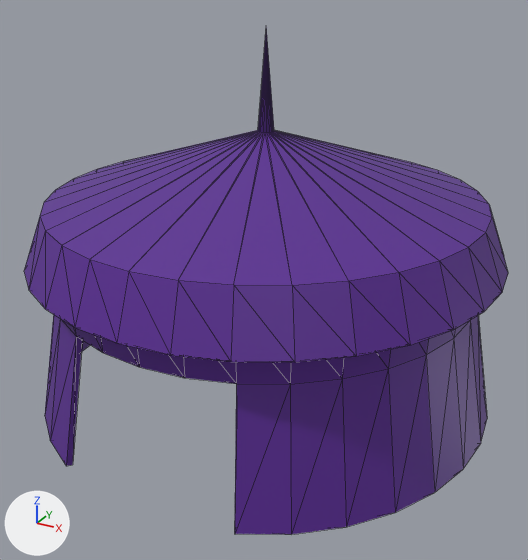
One commit to the glTF model assets/models/tent.glb: the scene before it, then after it.
The view is the same before and after, from a 50 mm lens placed at (9.35, -17.11, 12.03), pointed at (0.27, -0.6, 3.77). The axes (+X, +Y, +Z) are drawn at lower left. The lights are the same throughout. The older version comes first. Mesh edges are drawn as thin lines. Objects named as collision shapes, trigger or cutter boxes, shadow casters or lower levels of detail are left out. Vertices at exactly the same position are counted once.
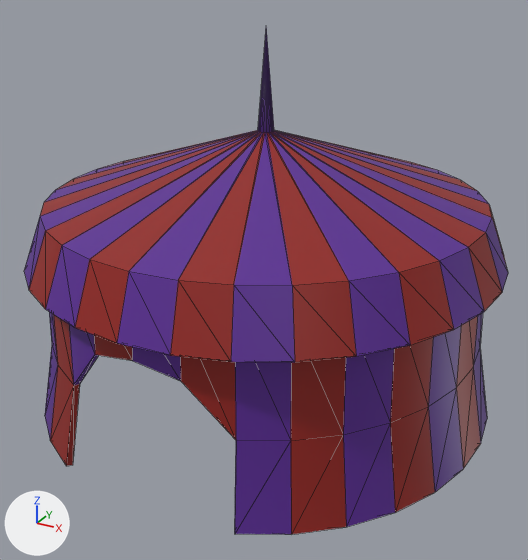
What differs and where, as boxes [x1, y1, x2, y2] in the pictures (528 x 560 px; the box of a moved part takes in the faces that stretch with it):
part 1 of me_circle, moved or reshaped
    before: [45, 314, 487, 534]
    after: [45, 312, 487, 534]
part 2 of me_circle, recoloured (purple to red)
    both: [29, 130, 505, 534]

The change, as a diff of the scene's bpy script:
```diff
--- a/assets/models/tent.glb.py
+++ b/assets/models/tent.glb.py
@@ mat_tent_001 @@
+mat_tent_001 = principled_material('Tent.001')
+mat_tent_001.base_color = (0.293, 0.014, 0.00956)  # red #931f19
@@ me_circle @@
 me_circle.from_pydata(...)  # 380 vertices, 756 faces; spans x -6.59..6.59, y -6.59..6.59, z 0.03..10.49
 # used by ob_circle; location = (0.0, 0.0, 0.0)
+# me_circle part 1: 96 of 380 vertices moved; they spanned x -5.92..5.92, y -5.92..5.92, z 3.61..5.28 and now span x -6.14..6.14, y -6.14..6.14, z 2.29..5.27; mean shift (0.0, 0.0, -0.79); largest move (-2.2, -5.32, 3.61) -> (-2.28, -5.53, 2.29)
+# me_circle part 2: 346 faces spanning x -6.59..6.59, y -6.59..6.59, z 0.03..7.83 switch from mat_tent (purple #592793) to mat_tent_001 (red #931f19)
```
